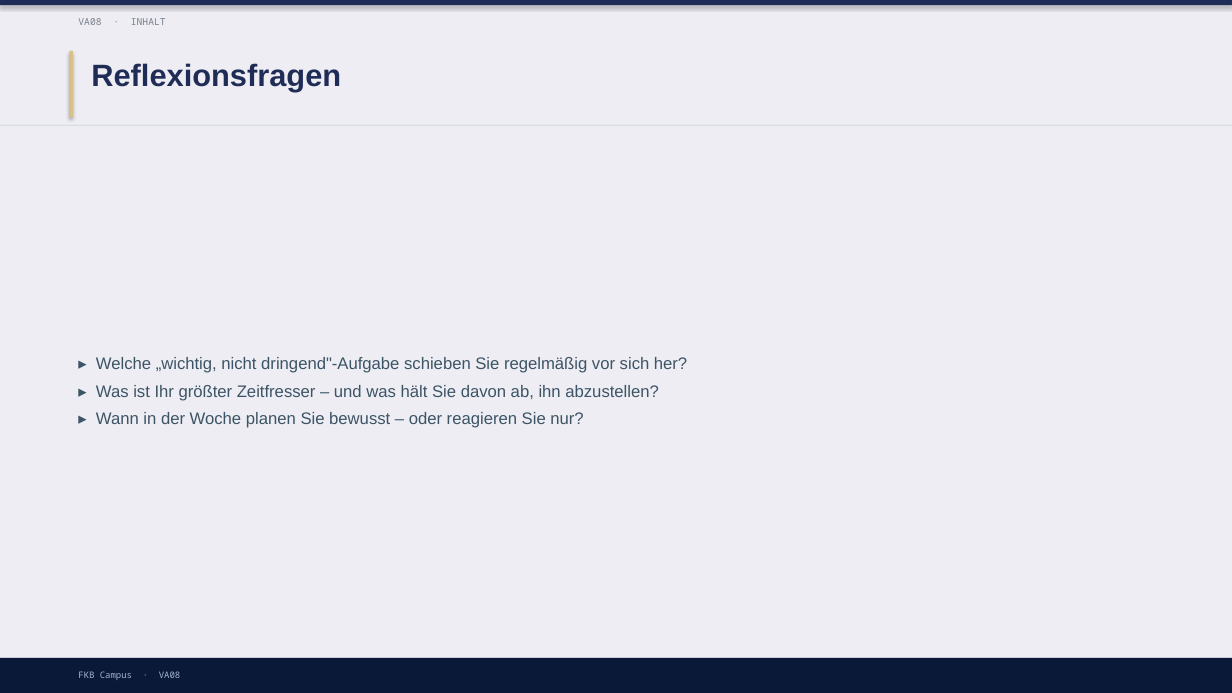
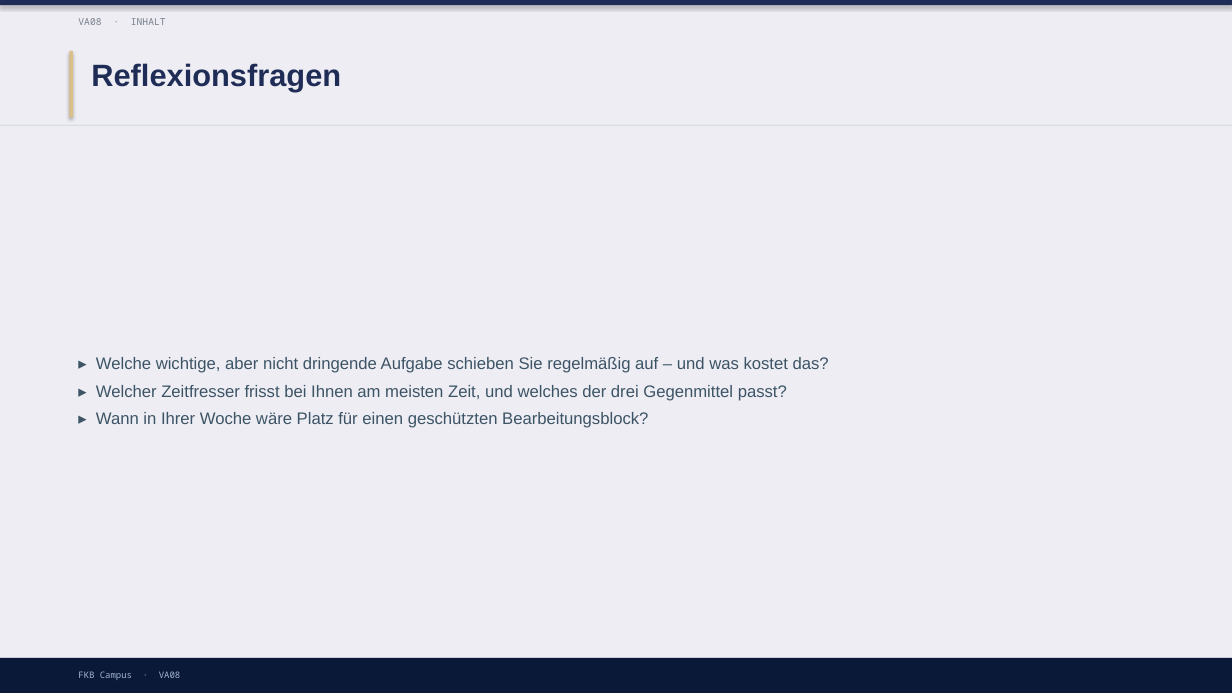
Before and after one commit to ck5rqc47pr-byte/firmenkundenakademie-online, a slide deck: slide 16 of protected-downloads/praesentation/VA08.pptx (slide 8 before the commit). Drawn at 1232x693 pixels with LibreOffice and Linux fonts; fonts in the diff are those of the drawing. Boxes give left, top, right and bottom in pixels: in the first picture for what was removed or moved away, otherwise in the second. Text is boxed around its words. In the diff, an @@ line names an element or a change of style, - is before the commit and + after.

```diff
--- a/protected-downloads/praesentation/VA08.pptx
+++ b/protected-downloads/praesentation/VA08.pptx
@@ text at box(96, 357, 829, 428): text changed @@
-▸ Welche „wichtig, nicht dringend"-Aufgabe schieben Sie regelmäßig vor sich her?
-▸ Was ist Ihr größter Zeitfresser – und was hält Sie davon ab, ihn abzustellen?
-▸ Wann in der Woche planen Sie bewusst – oder reagieren Sie nur?
+▸ Welche wichtige, aber nicht dringende Aufgabe schieben Sie regelmäßig auf – und was kostet das?
+▸ Welcher Zeitfresser frisst bei Ihnen am meisten Zeit, und welches der drei Gegenmittel passt?
+▸ Wann in Ihrer Woche wäre Platz für einen geschützten Bearbeitungsblock?
```
Also in this commit, not shown: 3 other slides changed, 8 slides added, 5 other files.
